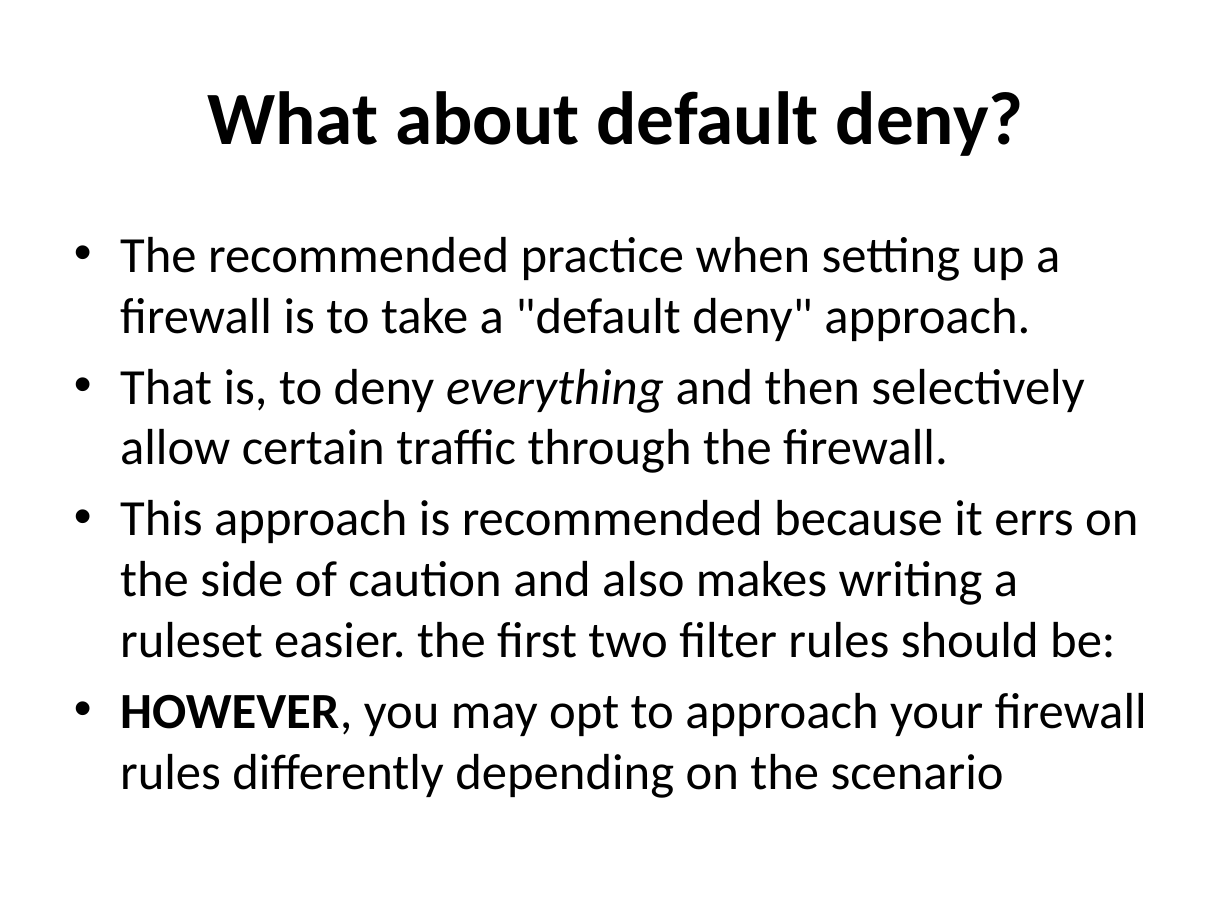
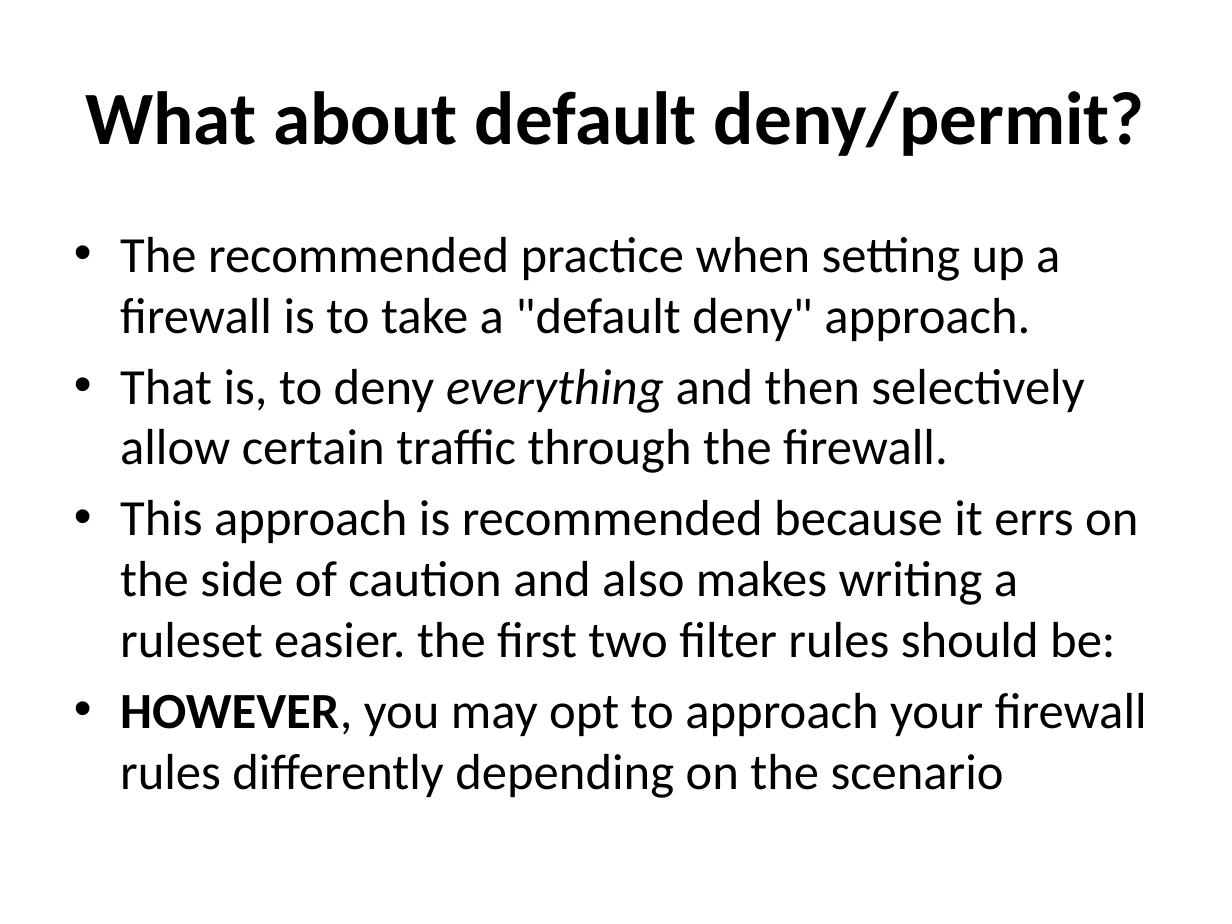
Before and after one commit to afnog/sse, a slide deck: slide 9 of firewalls/Firewalls_2019.pptx. Drawn at 1232x924 pixels with LibreOffice and Linux fonts; fonts in the diff are those of the drawing. Boxes give left, top, right and bottom in pixels: in the first picture for what was removed or moved away, otherwise in the second. Text is boxed around its words. In the diff, an @@ line names an element or a change of style, - is before the commit and + after.

```diff
--- a/firewalls/Firewalls_2019.pptx
+++ b/firewalls/Firewalls_2019.pptx
@@ title at [85,91,1145,156]: text changed @@
-What about default deny?
+What about default deny/permit?
```
Also in this commit, not shown: 2 other slides changed, 11 slides added, 3 other files.
